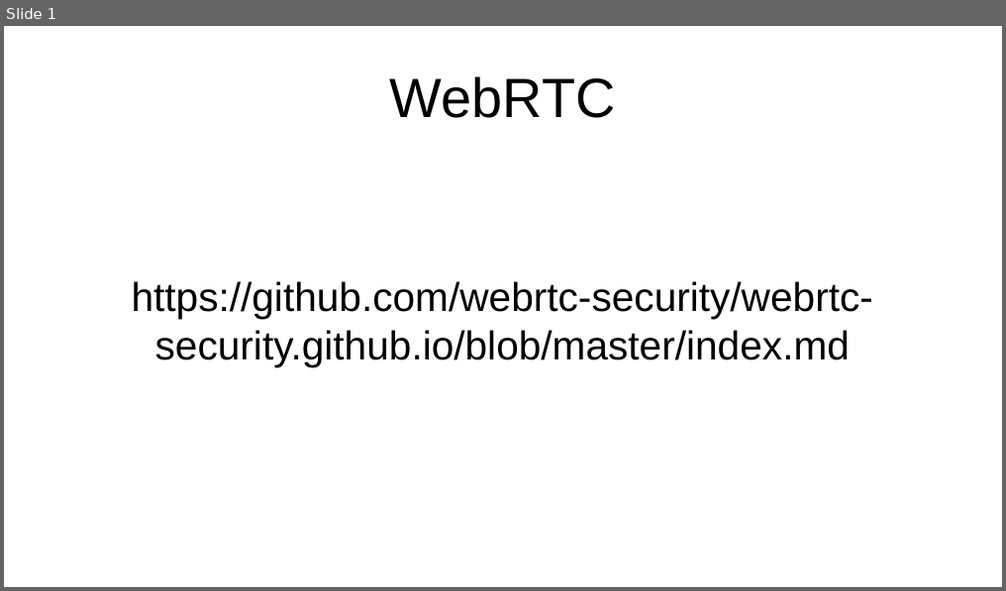
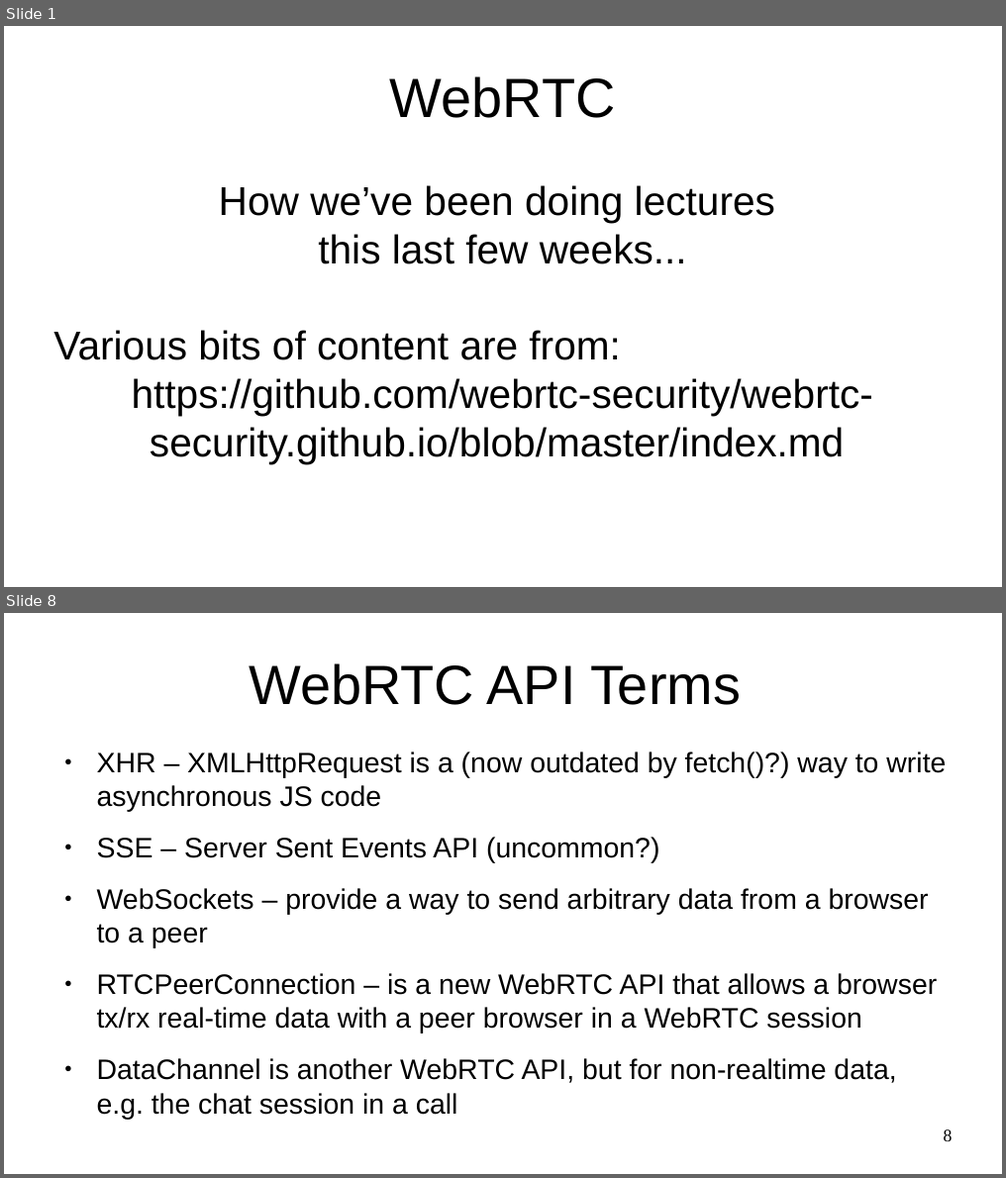
Before and after one commit to sftcd/cs7053, a slide deck: 2016lectures/12-webrtc.odp. Shown one above the other, each under a label of ours: slide 1 before the commit, slides 1 and 8 after it; the slides between them are not shown. The pictures are 1006x591 and 1006x1178 pixels, drawn with LibreOffice and Linux fonts; fonts in the diff are those of the drawing. Boxes give left, top, right and bottom in pixels: in the first picture for what was removed or moved away, otherwise in the second. Text is boxed around its words. In the diff, an @@ line names an element or a change of style, - is before the commit and + after.

```diff
--- a/2016lectures/12-webrtc.odp
+++ b/2016lectures/12-webrtc.odp
@@ slide 8 added at box(4, 613, 1002, 1174), background #FFFFFF @@
@@ title added at box(250, 663, 741, 705), 44 pt, text #000000 @@
+WebRTC API Terms
@@ text added at box(97, 752, 945, 1119), 22.4 pt, text #000000 @@
+● XHR – XMLHttpRequest is a (now outdated by fetch()?) way to write asynchronous JS code
+● SSE – Server Sent Events API (uncommon?)
+● WebSockets – provide a way to send arbitrary data from a browser to a peer
+● RTCPeerConnection – is a new WebRTC API that allows a browser tx/rx real-time data with a peer browser in a WebRTC session
+● DataChannel is another WebRTC API, but for non-realtime data, e.g. the chat session in a call
@@ page number added at box(944, 1130, 952, 1142), 14 pt, text #000000 @@
+8
@@ slide 1 changed as well @@
@@ subtitle at box(54, 185, 775, 361): paragraphs added @@
+How we’ve been doing lectures
+this last few weeks...
+Various bits of content are from:
```
Also in this commit, not shown: 9 other slides added, 2 other files.
